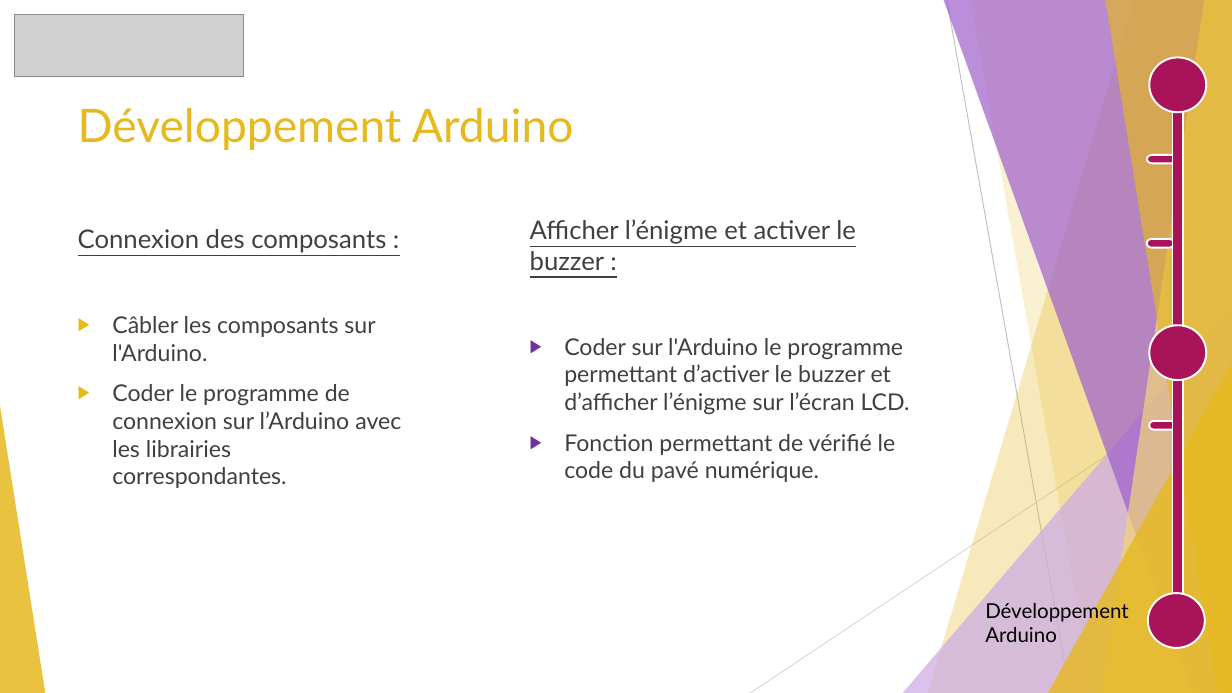
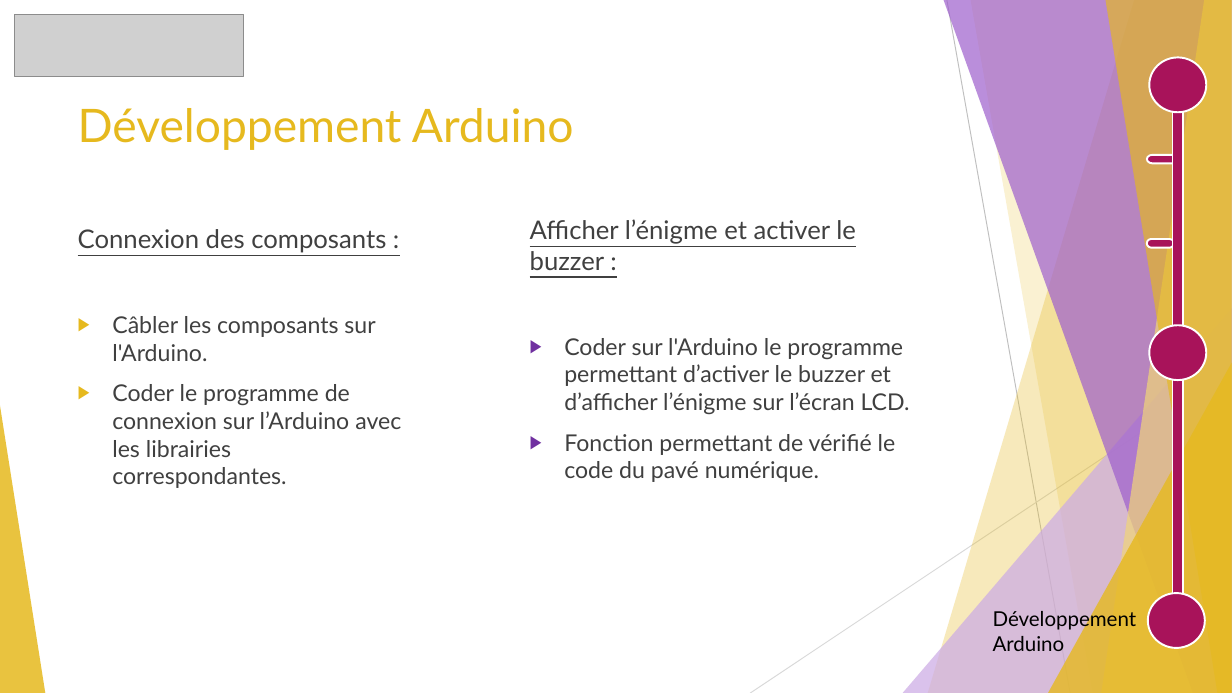
Before and after one commit to GuiguiMvn/Systeme-Escape-Game-Telethon, a slide deck: slide 7 of Cyril/Projet Théléton.pptx. Drawn at 1232x693 pixels with LibreOffice and Linux fonts; fonts in the diff are those of the drawing; grey boxes stand for pictures. Boxes give left, top, right and bottom in pixels: in the first picture for what was removed or moved away, otherwise in the second. Text is boxed around its words. In the diff, an @@ line names an element or a change of style, - is before the commit and + after.

```diff
--- a/Cyril/Projet Théléton.pptx
+++ b/Cyril/Projet Théléton.pptx
@@ pill shape removed at (1150, 421, 1177, 430) @@
@@ text "Développement Arduino": place and size @@
-text "Développement Arduino" at (985, 600, 1129, 642)
+text "Développement Arduino" at (993, 608, 1137, 651)
```
Also in this commit, not shown: 4 other slides changed, 1 slide added, 1 slide removed.
